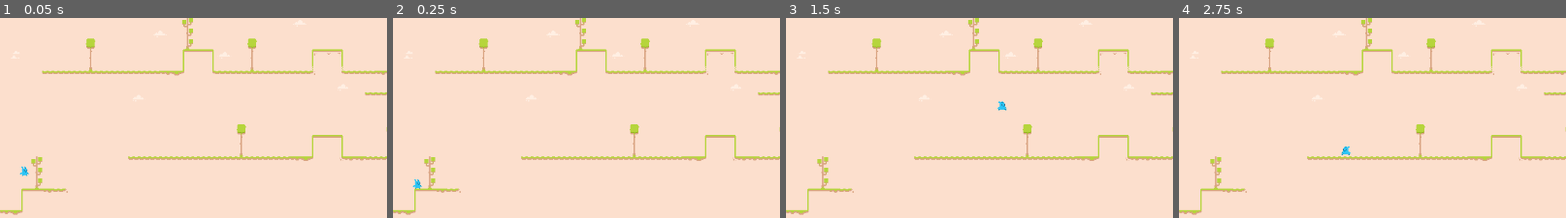
Above: before the commit, frames 1-4 (left to right).
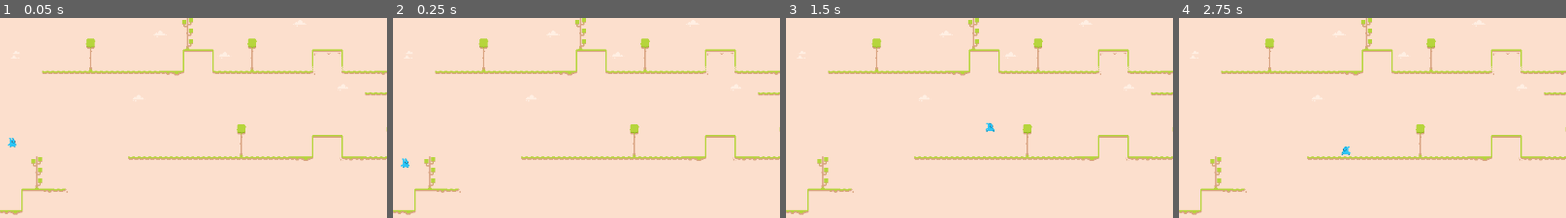
Above: after the commit, the same moments.

Repository: folktalesgaming/sky-dasher
Game: Godot game, scene res://Scenes/game_play.tscn
The game is run twice, just before and just after one commit, with the same random seed, the same clock (stepped at 60 frames per second) and the same inputs.
Inputs:
- Up to frame 1 (0.05 s): no input
- Up to frame 2 (0.25 s): no input
- Up to frame 3 (1.5 s): tap Enter (ui_accept) at 0.5, 0.77, 1.25 s; hold Right (ui_right) from 0.53 s (still down)
- Up to frame 4 (2.75 s): tap Enter (ui_accept) at 1.52 s; release Right (ui_right) at 2.03 s; hold Left (ui_left) from 2.03 s (still down)
The pictures show only the part of the screen within x 2-51%, y 4-54%; the shares and areas given below are measured in that part.

The runs differ from the first frame. In frame 1, 0.2% of the frame differs, in the area x 2-8%, y 59-80%; in frame 2, 0.2%; in frame 3, 0.2%, in the area x 51-58%, y 41-58%; in frame 4, nothing differs.

Commit message:
update: update player position in both prefab and game play scene

Diff:
--- a/Prefabs/Player/player.tscn
+++ b/Prefabs/Player/player.tscn
@@ -37,7 +37,6 @@
 }]
 
 [node name="Player" type="CharacterBody2D"]
-position = Vector2(54, 259)
 script = ExtResource("1_t5qmm")
 
 [node name="CollisionShape2D" type="CollisionShape2D" parent="."]
--- a/Scenes/game_play.tscn
+++ b/Scenes/game_play.tscn
@@ -314,3 +314,4 @@
 layer_1/tile_data = PackedInt32Array(1179651, 196610, 0, 1245187, 196610, 1, 1310723, 196610, 2, 1179652, 262146, 0, 11 …(6497 unchanged characters)…
 
 [node name="Player" parent="." instance=ExtResource("3_shtkj")]
+position = Vector2(36, 216)
